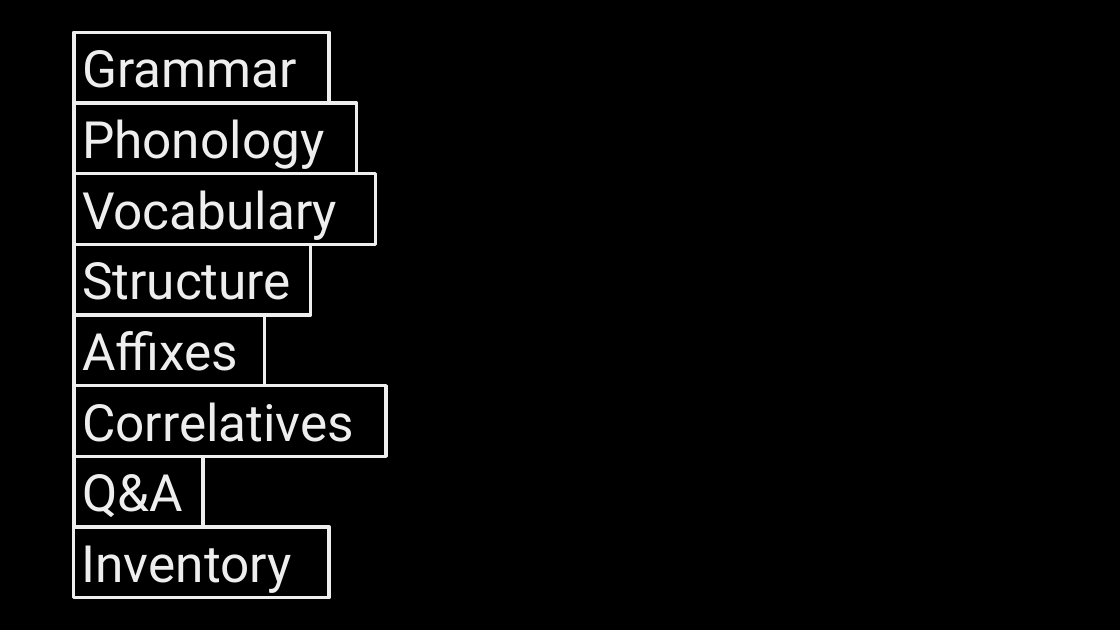
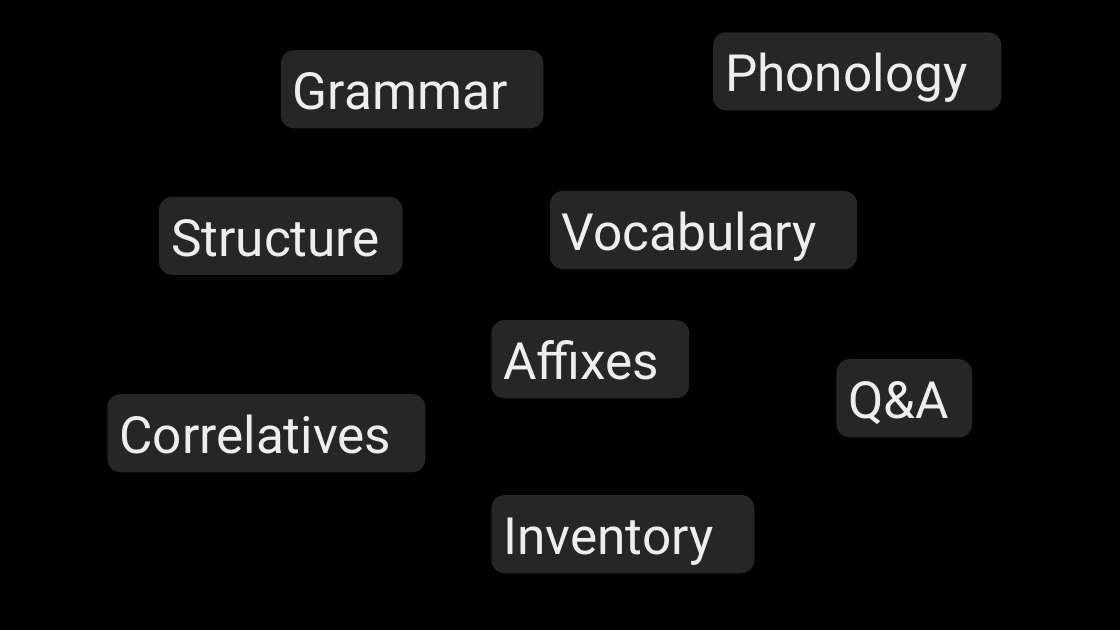
Before and after one commit to Oil-Limk/Conlangs, a slide deck: slide 1 of @src/Titles/Titles.pptx. Drawn at 1120x630 pixels with LibreOffice and Linux fonts; fonts in the diff are those of the drawing. Boxes give left, top, right and bottom in pixels: in the first picture for what was removed or moved away, otherwise in the second. Text is boxed around its words. In the diff, an @@ line names an element or a change of style, - is before the commit and + after.

```diff
--- a/@src/Titles/Titles.pptx
+++ b/@src/Titles/Titles.pptx
@@ rounded rectangle "Grammar": place and size @@
-rounded rectangle "Grammar" at (74, 32, 329, 103)
+rounded rectangle "Grammar" at (281, 50, 544, 129)
@@ rounded rectangle "Phonology": place and size @@
-rounded rectangle "Phonology" at (74, 103, 357, 174)
+rounded rectangle "Phonology" at (713, 32, 1002, 110)
@@ rounded rectangle "Structure": place and size @@
-rounded rectangle "Structure" at (74, 245, 311, 315)
+rounded rectangle "Structure" at (159, 197, 402, 275)
@@ rounded rectangle "Vocabulary": place and size @@
-rounded rectangle "Vocabulary" at (74, 174, 376, 245)
+rounded rectangle "Vocabulary" at (550, 191, 858, 269)
@@ rounded rectangle "Affixes": place and size @@
-rounded rectangle "Affixes" at (74, 315, 265, 386)
+rounded rectangle "Affixes" at (492, 320, 690, 398)
@@ rounded rectangle "Q&A": place and size @@
-rounded rectangle "Q&A" at (74, 456, 203, 527)
+rounded rectangle "Q&A" at (837, 360, 972, 438)
@@ rounded rectangle "Correlatives": place and size @@
-rounded rectangle "Correlatives" at (74, 386, 386, 456)
+rounded rectangle "Correlatives" at (108, 394, 426, 472)
@@ rectangle to rounded rectangle; fill none to #262626; outline #EEEEEE 3 pt to none in 8 elements at (108, 394, 426, 472), (159, 197, 402, 275), (281, 50, 544, 129), (550, 191, 858, 269), (713, 32, 1002, 110), (837, 360, 972, 438), (492, 320, 690, 398), (492, 495, 755, 573) @@
@@ rounded rectangle "Inventory": place and size @@
-rounded rectangle "Inventory" at (73, 527, 329, 597)
+rounded rectangle "Inventory" at (492, 495, 755, 573)
```
Also in this commit, not shown: 1 other slide changed, 14 other files.
